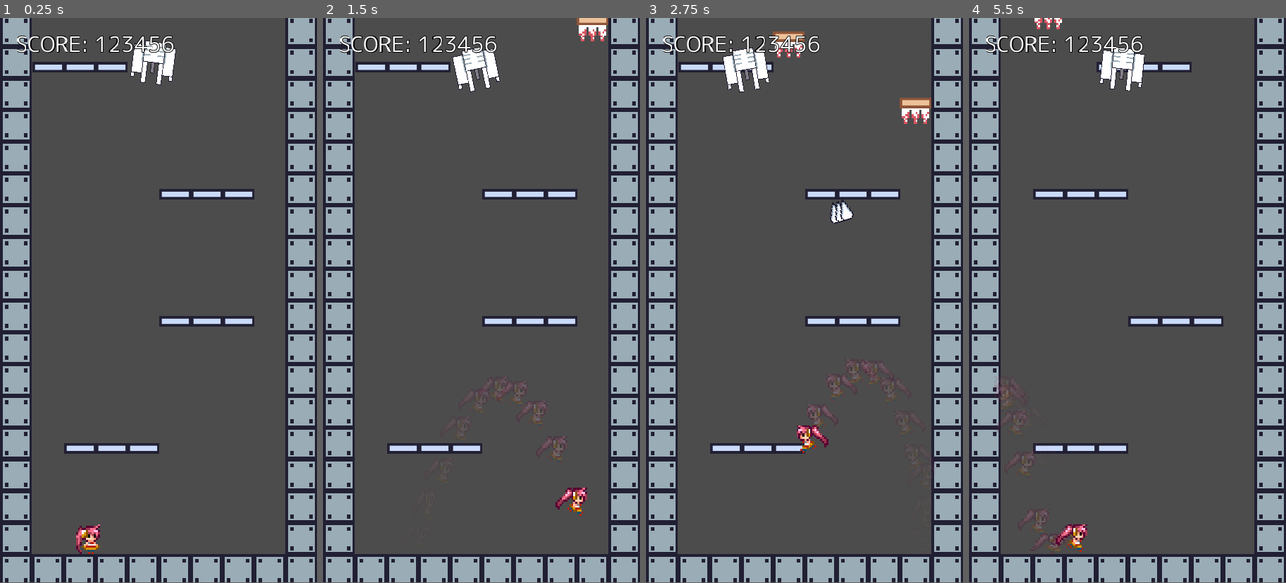
Above: before the commit, frames 1-4 (left to right).
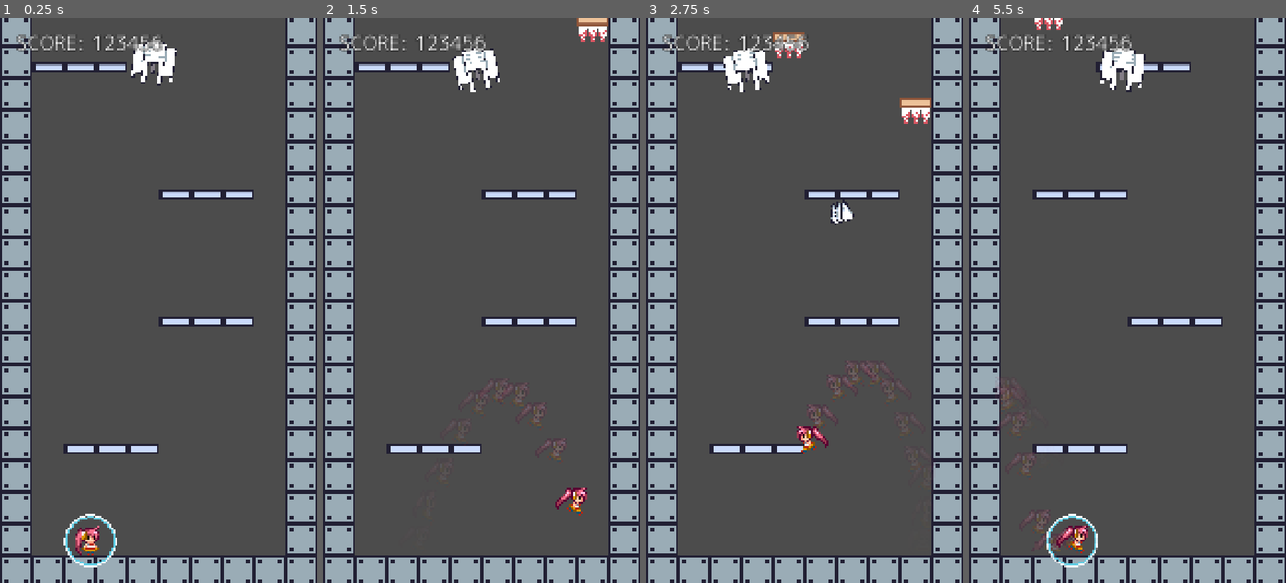
Above: after the commit, the same moments.

Repository: syun77/gd_deathroom666
Game: Godot game, scene res://Main.tscn
Same seed, same stepped clock (60 frames per second), same inputs: the game is played once before the commit and once after it.
Inputs:
- Up to frame 1 (0.25 s): no input
- Up to frame 2 (1.5 s): hold Right (ui_right) from 0.53 s (still down); tap Z (act_jump) at 0.6, 0.77, 1.07, 1.35 s
- Up to frame 3 (2.75 s): tap Z (act_jump) at 1.52, 1.82, 2.1 s; release Right (ui_right) at 2.03 s; hold Left (ui_left) from 2.03 s (still down)
- Up to frame 4 (5.5 s): release Left (ui_left) at 2.78 s; hold Right (ui_right) 2.78-4.28 s; tap Z (act_jump) at 2.85, 3.02, 3.32, 3.6, 3.77, 4.07, 4.35, 4.52, 4.82, 5.1 s; tap R (ui_reset) at 4.15 s; hold Left (ui_left) 4.28-5.03 s; hold Right (ui_right) from 5.03 s (still down)
In our replay, the window is 450x799 before the commit and 450x800 after it. These sizes can differ from the game's own. Grey fills any space a smaller window leaves; there, only what the larger window draws over its background counts as a difference.

The runs differ from the first frame. In frame 1, 4.5% of the frame differs, in the area x 0-100%, y 0-100%; in frame 2, 4.3%; in frame 3, 4.5%; in frame 4, 4.7%.

Commit message:
バリアとショットのルールを調整

Diff:
--- a/DeathRoom666/Main.gd
+++ b/DeathRoom666/Main.gd
@@ -58,7 +58,7 @@
 # private functions.
 # ------------------------------------------
 func _ready() -> void:
-	#OS.set_window_size(Vector2(160, 300))
+	OS.set_window_size(Vector2(160, 300))
 
 	_enemy.set_target(_player)
 	_enemy.set_camera(_camera)
@@ -168,8 +168,9 @@
 
 ## ブロックの出現.
 func _check_block() -> void:
-	var prev = int(_timer_prev)
-	var next = int(_timer)
+	var interval = 1.0
+	var prev = int(_timer_prev * interval)
+	var next = int(_timer * interval)
 	if prev != next:
 		_appear_block()
 	_timer_prev = _timer
--- a/DeathRoom666/Player.gd
+++ b/DeathRoom666/Player.gd
@@ -163,7 +163,8 @@
 				_jump_scale = eJumpScale.JUMPING
 				_jump_scale_timer = JUMP_SCALE_TIME
 
-	if _is_front_flip():
+	if _is_jumping == false:
+		# ジャンプしていなければバリア有効.
 		_enable_barrier(true)
 	else:
 		_enable_barrier(false)
@@ -185,6 +186,8 @@
 		if collider.collision_layer & (1 << Common.eColLayer.BLOCK):
 			# Block(落下床)に衝突したので固定化させる.
 			collider.freeze()
+			# 弾を撃つ
+			_shoot(3)
 
 ## 衝突チェックする.
 func _check_collision():
@@ -312,15 +315,23 @@
 
 	return true
 
+func _shoot(cnt:int) -> void:
+	var v := Vector2()
+	# ショットを発生させる.
+	for i in range(cnt):
+		var spd = 100
+		var rad = deg2rad(270 + rand_range(-30, 30))
+		v.x = cos(rad) * spd
+		v.y = -sin(rad) * spd
+		var parent = Common.get_layer("shot")
+		var s = SHOT_OBJ.instance()
+		s.position = position
+		s.set_velocity(v)
+		parent.add_child(s)
+
 ## バリアに何かが衝突.
 func _on_Barrier_area_entered(area: CollisionObject2D) -> void:
 	var layer = area.collision_layer
 	if layer & (1 << Common.eColLayer.BULLET):
 		# 敵弾であれば消す.
 		area.vanish()
-		# ショットを発生させる.
-		var parent = Common.get_layer("shot")
-		var s = SHOT_OBJ.instance()
-		s.position = area.position
-		s.set_velocity(area.get_velocity())
-		parent.add_child(s)
